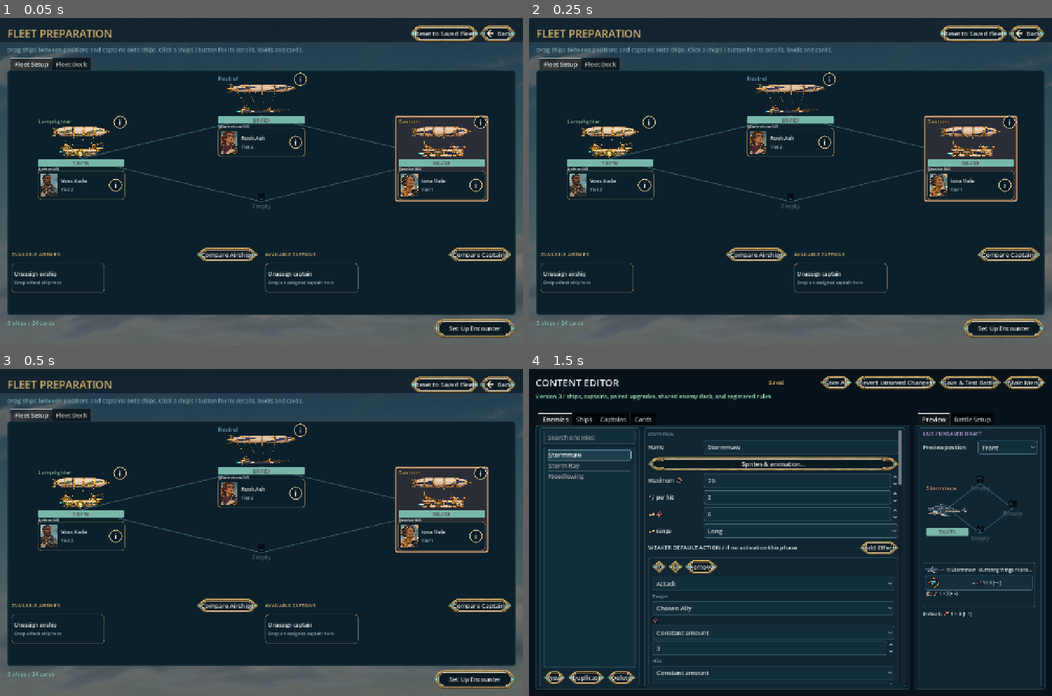
Above: before the commit, frames 1-4 (two rows, left to right).
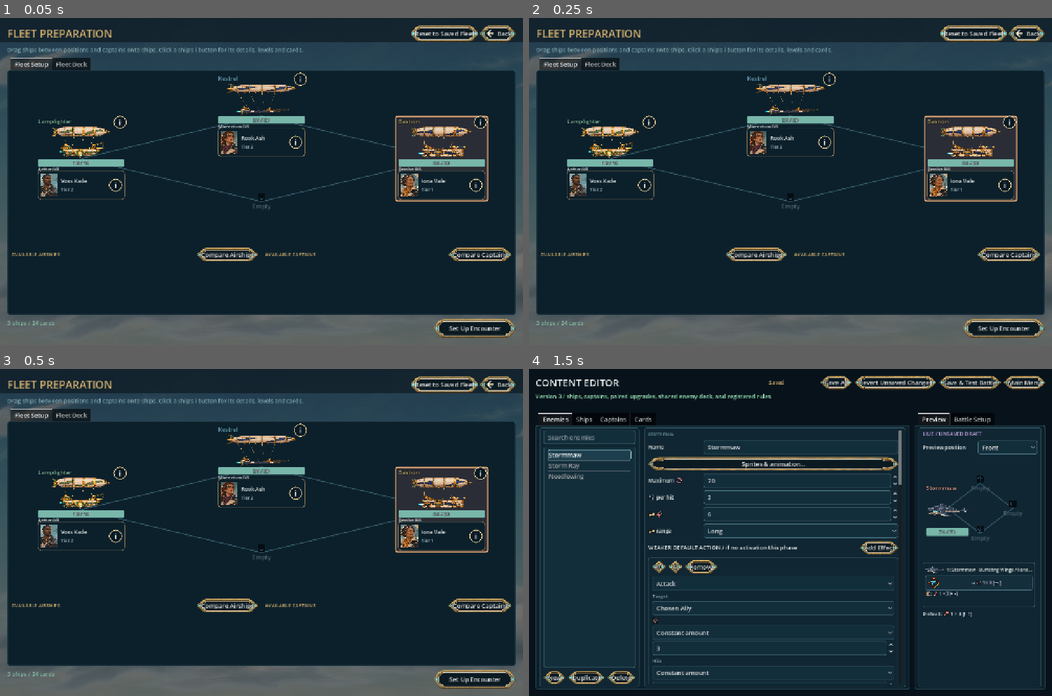
Above: after the commit, the same moments.

Repository: jkeywo/aetherpunk-fleet
Game: Godot game, scene res://scenes/fleet_preparation.tscn
The game is run twice, just before and just after one commit, with the same random seed, the same clock (stepped at 60 frames per second) and the same inputs. This scene is started directly instead of the project's main scene.
Inputs:
- Up to frame 1 (0.05 s): no input
- Up to frame 2 (0.25 s): no input
- Up to frame 3 (0.5 s): no input
- Up to frame 4 (1.5 s): click "Back" at 0.5 s; click "Editor" at 1.25 s

The runs differ from the first frame. In frame 1, 0.5% of the frame differs, in the area x 2-69%, y 75-84%; in frame 2, 0.5%; in frame 3, 0.5%; in frame 4, nothing differs.

Commit message:
Show unassign slots only during eligible drags

Diff:
--- a/scripts/fleet_preparation.gd
+++ b/scripts/fleet_preparation.gd
@@ -362,8 +362,10 @@
 		var id: int=formation.snapshot.formation[point]
 		notes[id if id>=0 else 100+point]="Assign captain" if data.kind=="captain" else "Move / swap ship"
 	formation.show_rule_preview(notes)
-	unassign_ship_slot.set_highlight(_can_unassign(data,"ship"))
-	unassign_captain_slot.set_highlight(_can_unassign(data,"captain"))
+	unassign_ship_slot.visible = _can_unassign(data,"ship")
+	unassign_ship_slot.set_highlight(unassign_ship_slot.visible)
+	unassign_captain_slot.visible = _can_unassign(data,"captain")
+	unassign_captain_slot.set_highlight(unassign_captain_slot.visible)
 
 func _can_drop_at(_local: Vector2, data: Variant, point: int) -> bool:
 	return _valid_drop(data,point)
@@ -391,8 +393,8 @@
 	if what==NOTIFICATION_DRAG_END:
 		drag_payload.clear()
 		if is_instance_valid(formation): formation.show_rule_preview({},selected_ship)
-		if is_instance_valid(unassign_ship_slot): unassign_ship_slot.set_highlight(false)
-		if is_instance_valid(unassign_captain_slot): unassign_captain_slot.set_highlight(false)
+		if is_instance_valid(unassign_ship_slot): unassign_ship_slot.hide()
+		if is_instance_valid(unassign_captain_slot): unassign_captain_slot.hide()
 
 
 
@@ -830,6 +832,7 @@
 func _render_banks() -> void:
 	unassign_ship_slot = Slot.new()
 	unassign_ship_slot.configure("Unassign airship","Drop a fleet ship here","",Color("#94785a"),false)
+	unassign_ship_slot.hide()
 	ship_bank.add_child(unassign_ship_slot)
 	unassign_ship_slot.set_drag_forwarding(Callable(),func(_pos,data): return _can_unassign(data,"ship"),func(_pos,data): _unassign(data,"ship"))
 	for ship in draft.ships:
@@ -842,6 +845,7 @@
 		frame.set_drag_forwarding(_drag_from.bind({"kind":"ship","ship":ship.id},frame),Callable(),Callable())
 	unassign_captain_slot = Slot.new()
 	unassign_captain_slot.configure("Unassign captain","Drop an assigned captain here","",Color("#94785a"),false)
+	unassign_captain_slot.hide()
 	captain_bank.add_child(unassign_captain_slot)
 	unassign_captain_slot.set_drag_forwarding(Callable(),func(_pos,data): return _can_unassign(data,"captain"),func(_pos,data): _unassign(data,"captain"))
 	for captain in draft.captains:
--- a/tests/preparation_rosters.gd
+++ b/tests/preparation_rosters.gd
@@ -8,8 +8,16 @@
 	await motion(from);await mouse(from,true)
 	await motion(from+Vector2(-65,-50),true)
 	expect(root.gui_is_dragging(),"Native framed slot drag did not start.")
+	var prep = current_scene
+	if destination == prep.unassign_ship_slot:
+		expect(prep.unassign_ship_slot.visible and not prep.unassign_captain_slot.visible,"Dragging an assigned ship should show only Unassign airship.")
+	elif destination == prep.unassign_captain_slot:
+		expect(prep.unassign_captain_slot.visible and not prep.unassign_ship_slot.visible,"Dragging an assigned captain should show only Unassign captain.")
+	elif from_control.get_parent() in [prep.ship_bank, prep.captain_bank]:
+		expect(not prep.unassign_ship_slot.visible and not prep.unassign_captain_slot.visible,"Dragging from the available roster showed an unassign slot.")
 	var point: Vector2=destination.get_global_transform_with_canvas()*(destination.size/2)
 	await motion(point,true);await mouse(point,false);await flush()
+	expect(not prep.unassign_ship_slot.visible and not prep.unassign_captain_slot.visible,"An unassign slot remained visible after the drop.")
 func click(control: Control) -> void:
 	var point: Vector2=control.get_global_transform_with_canvas()*(control.size/2)
 	await motion(point);await mouse(point,true);await mouse(point,false);await flush()
@@ -28,6 +36,7 @@
 	await scene_changed
 	await flush()
 	var prep=current_scene
+	expect(not prep.unassign_ship_slot.visible and not prep.unassign_captain_slot.visible,"Unassign slots were visible before any drag.")
 	expect(prep.ship_bank.get_child_count()==1 and prep.captain_bank.get_child_count()==1,"Assigned ships/captains still appear in available rows.")
 	expect(not prep.unassign_ship_slot is Button and not prep.unassign_captain_slot is Button,"Available rows still use command buttons.")
 	var badge: Control=prep.formation.target_widget(0).get_meta("captain_badge")
